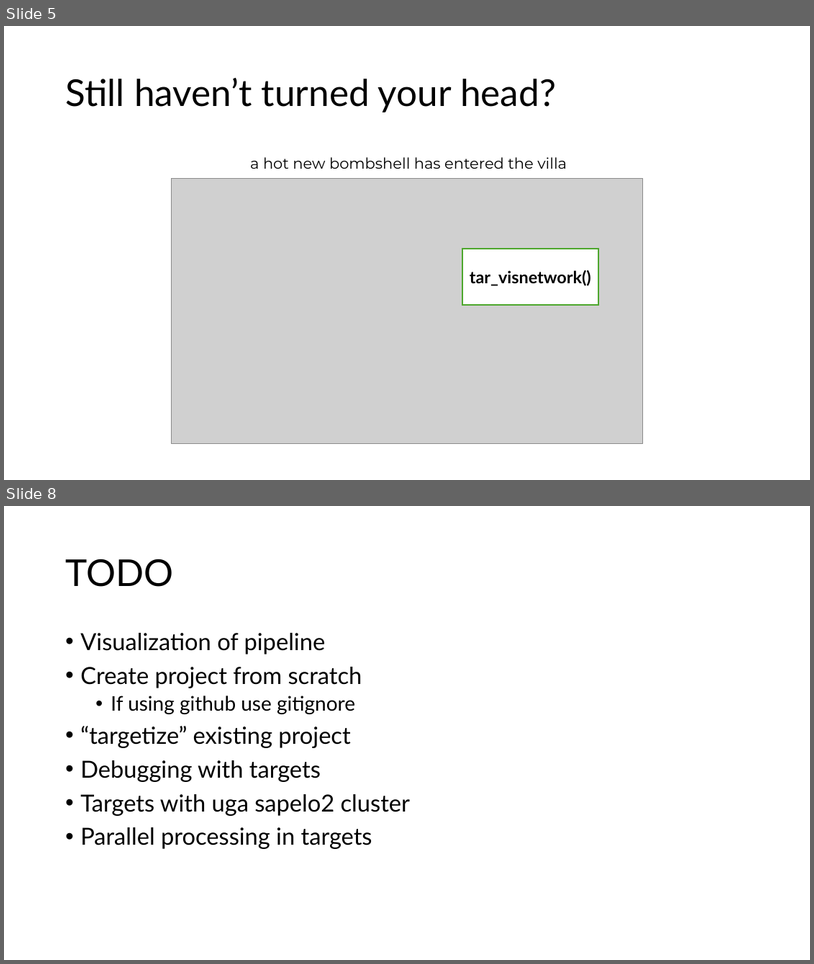
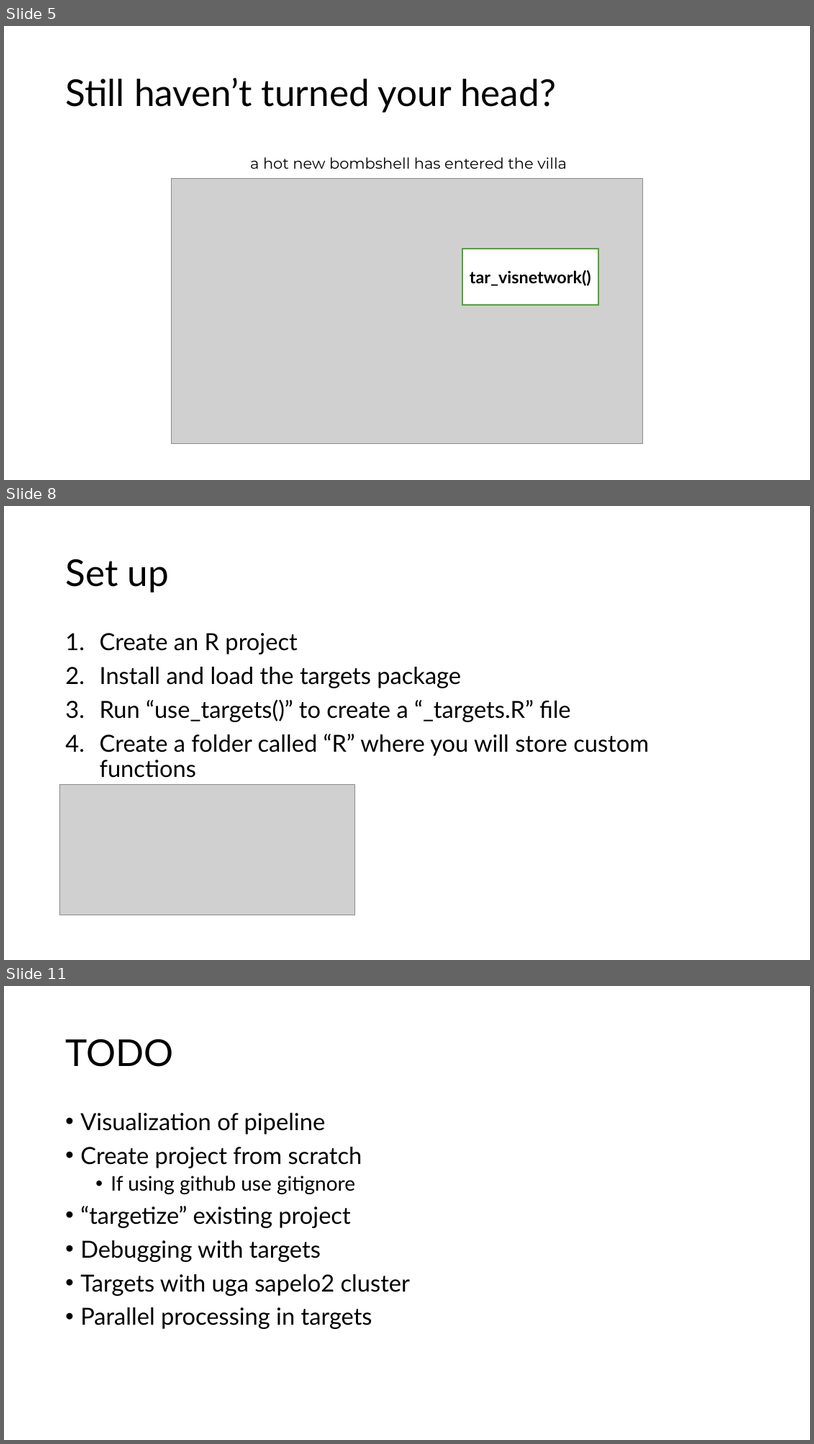
Before and after one commit to andreashandel/targets-tutorial, a slide deck: products/slides/idig-pres.pptx. Shown one above the other, each under a label of ours: slides 5 and 8 before the commit, slides 5, 8 and 11 after it; the slides between them are not shown. The pictures are 814x964 and 814x1444 pixels, drawn with LibreOffice and Linux fonts; fonts in the diff are those of the drawing; grey boxes stand for pictures. Boxes give left, top, right and bottom in pixels: in the first picture for what was removed or moved away, otherwise in the second. Text is boxed around its words. In the diff, an @@ line names an element or a change of style, - is before the commit and + after.

```diff
--- a/products/slides/idig-pres.pptx
+++ b/products/slides/idig-pres.pptx
@@ slide 8 added at (4, 506, 810, 960), background #FFFFFF @@
@@ title added at (65, 559, 169, 592), 44 pt, text #000000 @@
+Set up
@@ text added at (100, 633, 649, 777), 28 pt, text #000000 @@
+1. Create an R project
+2. Install and load the targets package
+3. Run “use_targets()” to create a “_targets.R” file
+4. Create a folder called “R” where you will store custom functions
@@ picture added at (59, 784, 355, 915) @@
@@ what was slide 8 is now slide 11 @@
```
Also in this commit, not shown: 1 slide changed, 3 other slides added, 1 slide removed, 2 other files.
